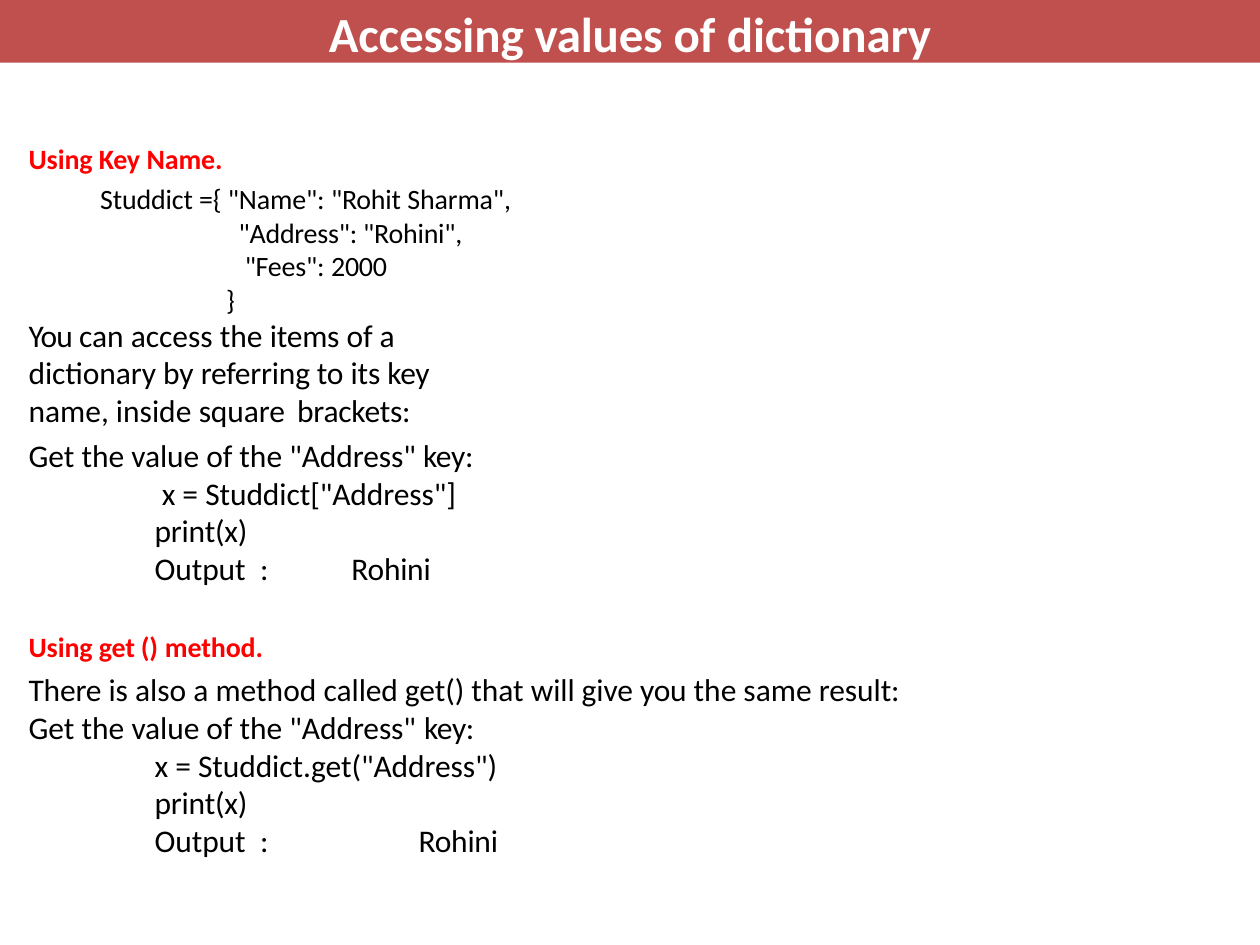
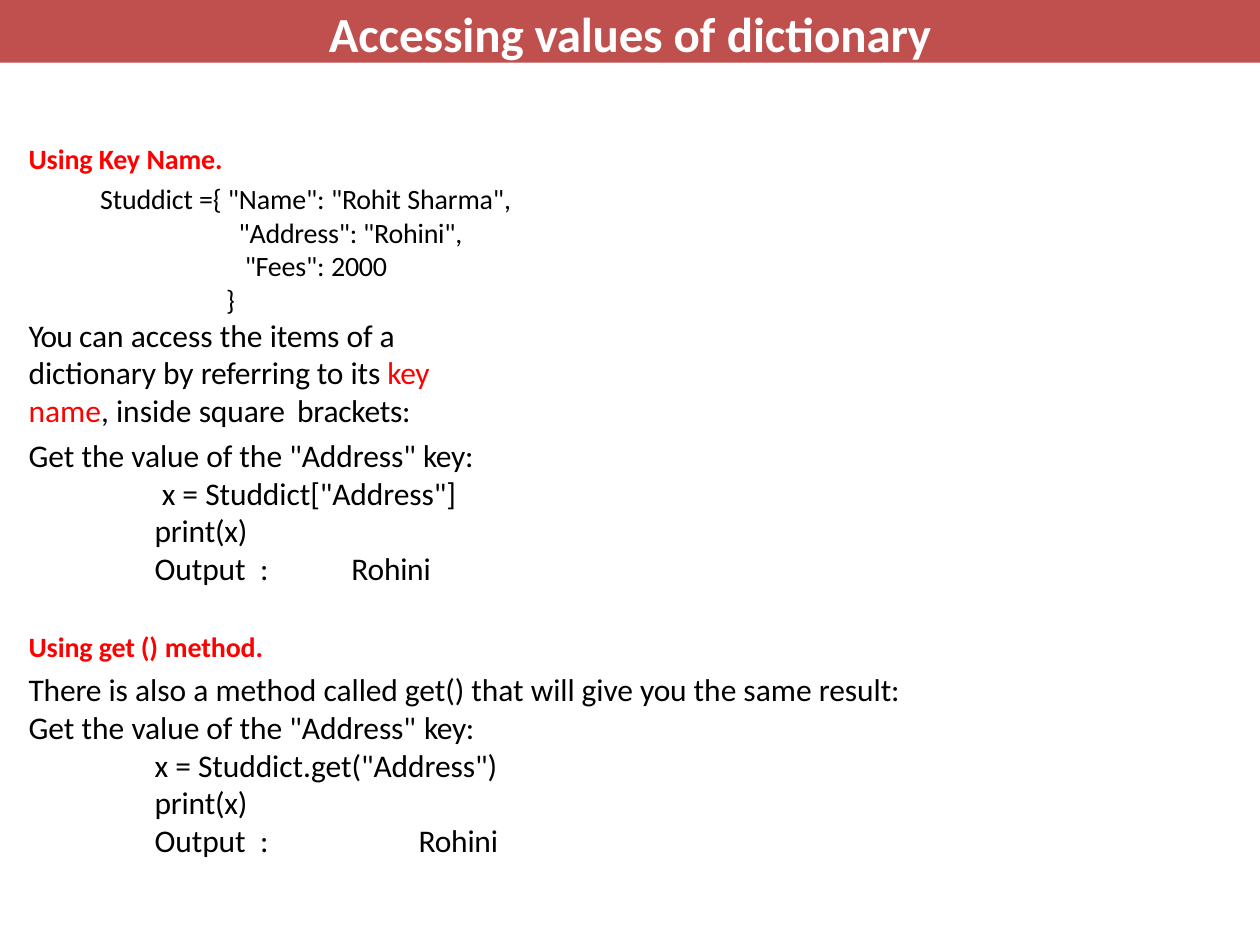
Before and after one commit to davcpscn/XI, a slide deck: slide 4 of Presentations/Dictionary.pptx. Drawn at 1260x945 pixels with LibreOffice and Linux fonts; fonts in the diff are those of the drawing. Boxes give left, top, right and bottom in pixels: in the first picture for what was removed or moved away, otherwise in the second. Text is boxed around its words. In the diff, an @@ line names an element or a change of style, - is before the commit and + after.

```diff
--- a/Presentations/Dictionary.pptx
+++ b/Presentations/Dictionary.pptx
@@ text at (x1=29, y1=325, x2=429, y2=427): text colour #000000 to #FF0000 in "key name," @@
```
Also in this commit, not shown: 6 other slides changed, 9 other files.
